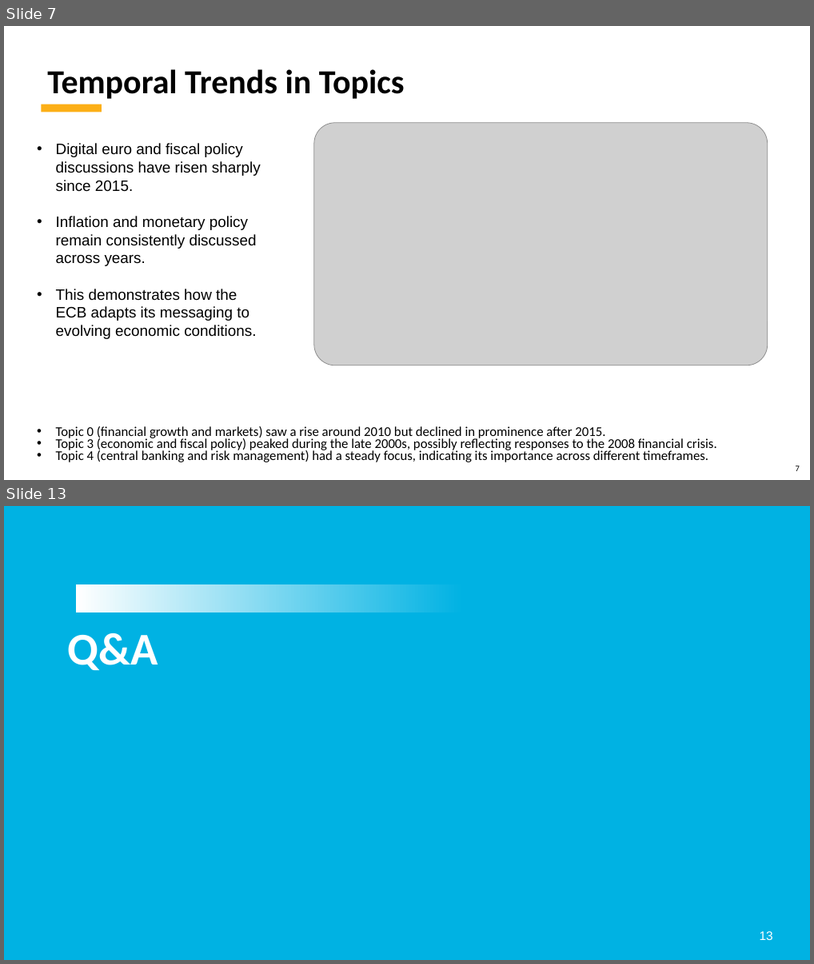
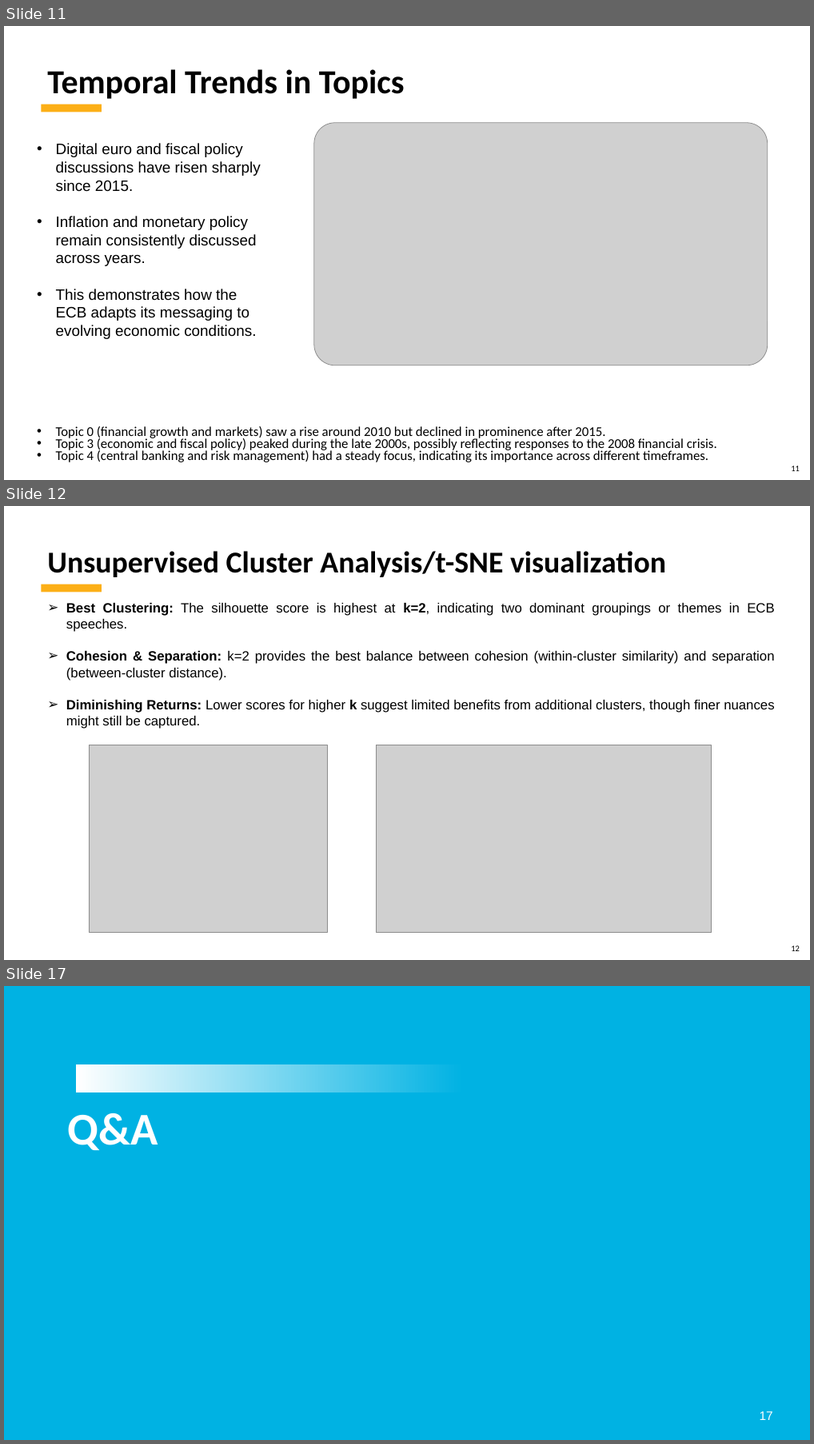
Before and after one commit to kubernetes-world/3666-ANLP-Predicting-ECB-Monetary-Policy, a slide deck: 3666 ANLP - Predicting ECB Monetary Policy.Final Project.pptx. Shown one above the other, each under a label of ours: slides 7 and 13 before the commit, slides 11, 12 and 17 after it; the slides between them are not shown. The pictures are 814x964 and 814x1444 pixels, drawn with LibreOffice and Linux fonts; fonts in the diff are those of the drawing; grey boxes stand for pictures; background and template pictures are left out. Boxes give left, top, right and bottom in pixels: in the first picture for what was removed or moved away, otherwise in the second. Text is boxed around its words. In the diff, an @@ line names an element or a change of style, - is before the commit and + after.

```diff
--- a/3666 ANLP - Predicting ECB Monetary Policy.Final Project.pptx
+++ b/3666 ANLP - Predicting ECB Monetary Policy.Final Project.pptx
@@ slide 12 added at [4, 506, 810, 960], background picture (left out); not listed: 2 template elements that a slide beside it also shows @@
@@ title added at [47, 551, 666, 577], 36 pt, text #000000, bold @@
+Unsupervised Cluster Analysis/t-SNE visualization
@@ text added at [66, 603, 774, 728], 16 pt, text #000000 @@
+➢ Best Clustering: The silhouette score is highest at k=2, indicating two dominant groupings or themes in ECB speeches.
+➢ Cohesion & Separation: k=2 provides the best balance between cohesion (within-cluster similarity) and separation (between-cluster distance).
+➢ Diminishing Returns: Lower scores for higher k suggest limited benefits from additional clusters, though finer nuances might still be captured.
@@ picture added at [90, 745, 328, 932] @@
@@ picture added at [377, 745, 712, 932] @@
@@ what was slide 7 is now slide 11 @@
@@ page number at [791, 465, 800, 471]: text changed @@
-7
+11
@@ what was slide 13 is now slide 17 @@
@@ page number at [760, 1411, 774, 1420]: text changed @@
-13
+17
```
Also in this commit, not shown: 7 slides changed, 5 other slides added, 3 slides removed.
